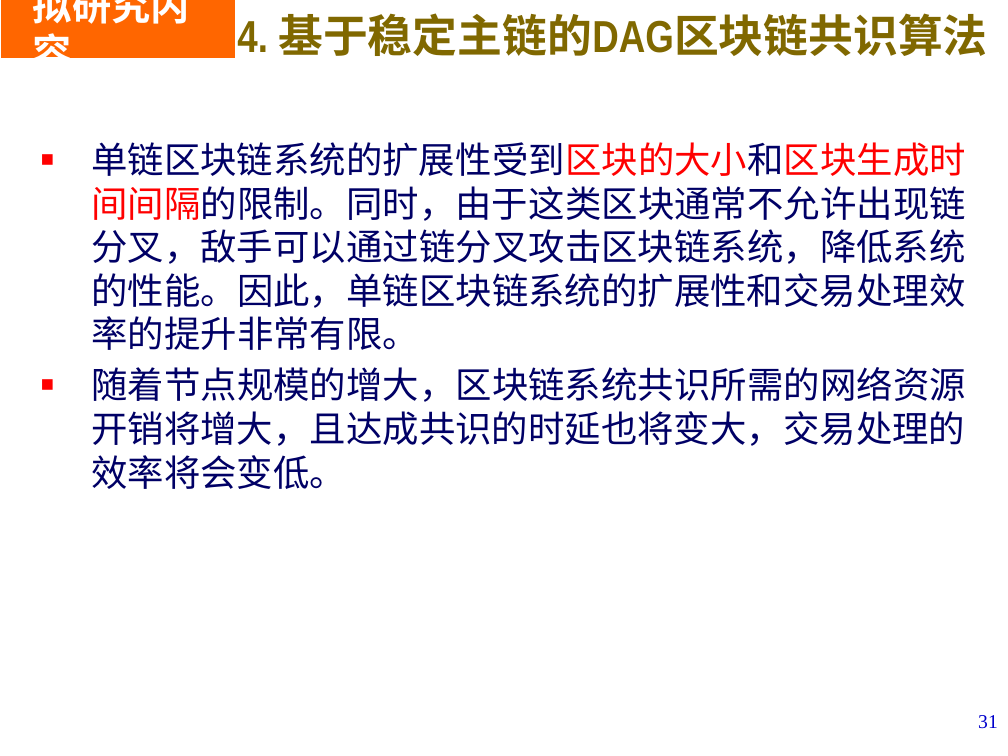
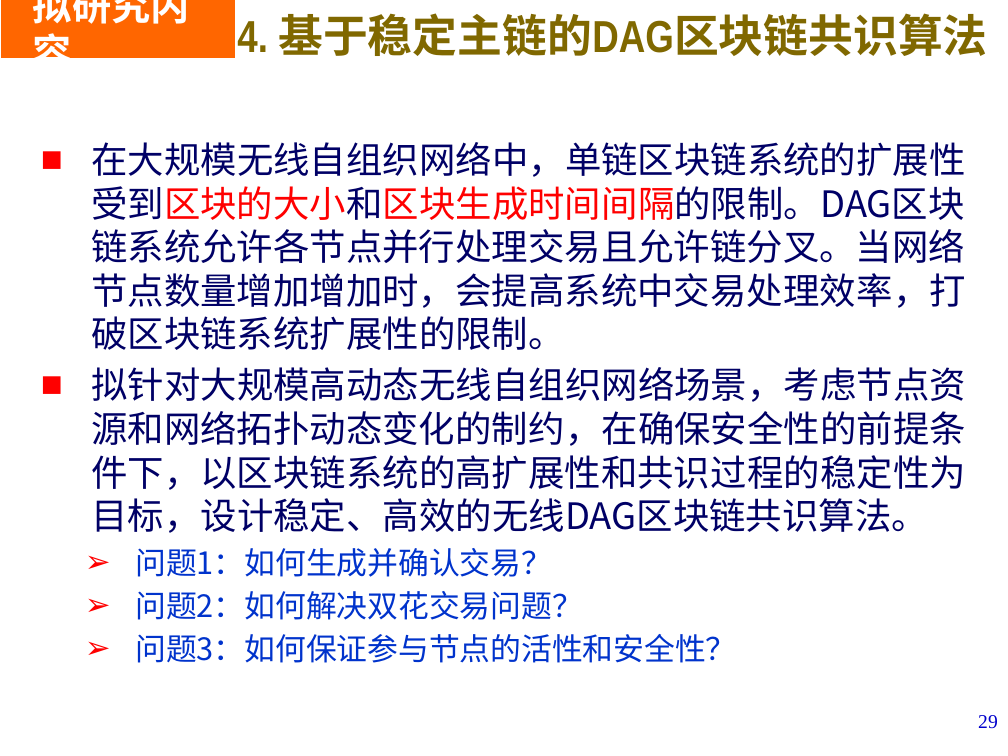
Before and after one commit to LiZhang2021/Blockchain, a slide deck: slide 29 of Doc/PHD_Papers/Thesis Proposal/开题V1.pptx (slide 31 before the commit). Drawn at 1008x756 pixels with LibreOffice and Linux fonts; fonts in the diff are those of the drawing; background and template pictures are left out. Boxes give left, top, right and bottom in pixels: in the first picture for what was removed or moved away, otherwise in the second. Text is boxed around its words. In the diff, an @@ line names an element or a change of style, - is before the commit and + after.

```diff
--- a/Doc/PHD_Papers/Thesis Proposal/开题V1.pptx
+++ b/Doc/PHD_Papers/Thesis Proposal/开题V1.pptx
@@ text at bbox=[91, 142, 966, 663]: text changed; font Times New Roman to Noto Sans CJK SC @@
-  ■ 单链区块链系统的扩展性受到区块的大小和区块生成时间间隔的限制。同时，由于这类区块通常不允许出现链分叉，敌手可以通过链分叉攻击区块链系统，降低系统的性能。因此，单链区块链系统的扩展性和交易处理效率的提升非常有限。
-  ■ 随着节点规模的增大，区块链系统共识所需的网络资源开销将增大，且达成共识的时延也将变大，交易处理的效率将会变低。
+  ■ 在大规模无线自组织网络中，单链区块链系统的扩展性受到区块的大小和区块生成时间间隔的限制。DAG区块链系统允许各节点并行处理交易且允许链分叉。当网络节点数量增加增加时，会提高系统中交易处理效率，打破区块链系统扩展性的限制。
+  ■ 拟针对大规模高动态无线自组织网络场景，考虑节点资源和网络拓扑动态变化的制约，在确保安全性的前提条件下，以区块链系统的高扩展性和共识过程的稳定性为目标，设计稳定、高效的无线DAG区块链共识算法。
+    ➢ 问题1：如何生成并确认交易？
+    ➢ 问题2：如何解决双花交易问题？
+    ➢ 问题3：如何保证参与节点的活性和安全性？
@@ page number at bbox=[978, 715, 998, 729]: text changed @@
-31
+29
```
Also in this commit, not shown: 24 other slides changed, 1 slide added, 4 slides removed, 1 other file.
